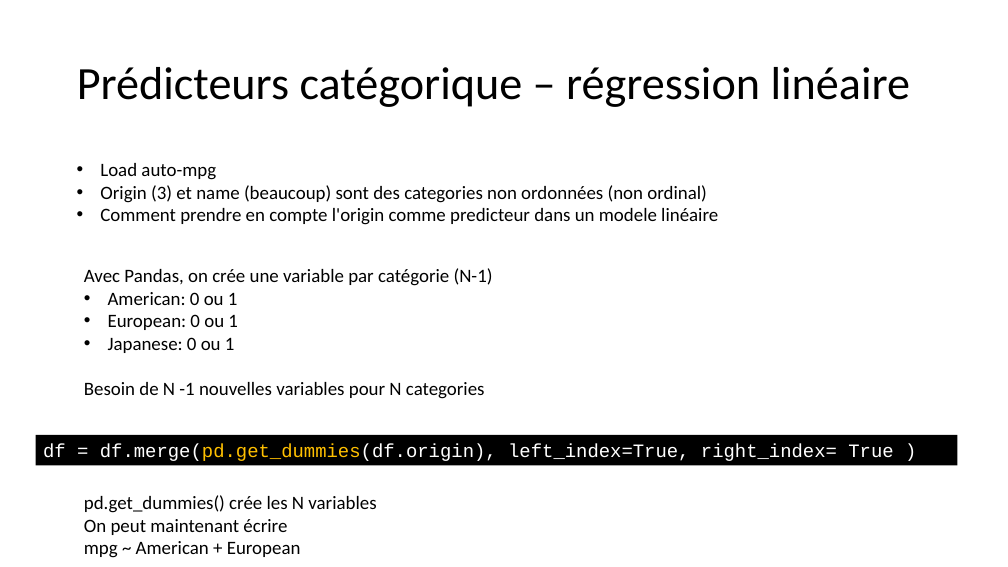
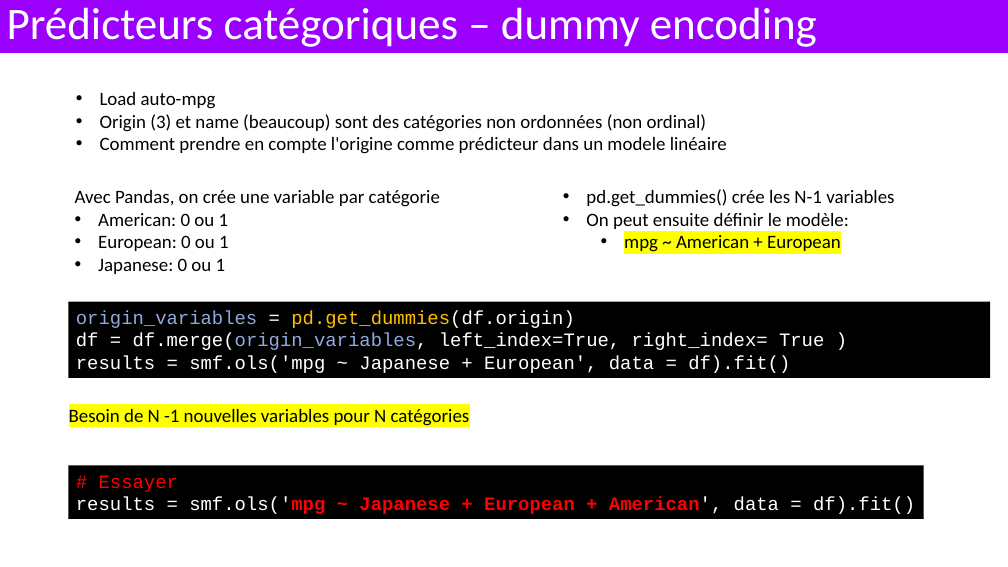
Before and after one commit to alexisperrier/XEmines_DataScience_2020, a slide deck: slide 24 of slides/XEM20_S1D4_Logistic_regression.pptx (slide 19 before the commit). Drawn at 1008x567 pixels with LibreOffice and Linux fonts; fonts in the diff are those of the drawing. Boxes give left, top, right and bottom in pixels: in the first picture for what was removed or moved away, otherwise in the second. Text is boxed around its words. In the diff, an @@ line names an element or a change of style, - is before the commit and + after.

```diff
--- a/slides/XEM20_S1D4_Logistic_regression.pptx
+++ b/slides/XEM20_S1D4_Logistic_regression.pptx
@@ rectangle added at (0, 0, 1008, 53), fill #9A00FB, 42.9 pt, text #FFFFFF @@
+Prédicteurs catégoriques – dummy encoding
@@ text "Load auto-mpg": place and size @@
-text "Load auto-mpg" at (100, 163, 718, 225)
+text "Load auto-mpg" at (100, 92, 727, 154)
@@ title removed at (77, 67, 911, 107) @@
-Prédicteurs catégorique – régression linéaire
@@ text at (100, 114, 727, 154): text changed @@
-• Origin (3) et name (beaucoup) sont des categories non ordonnées (non ordinal)
-• Comment prendre en compte l'origin comme predicteur dans un modele linéaire
+• Origin (3) et name (beaucoup) sont des catégories non ordonnées (non ordinal)
+• Comment prendre en compte l'origine comme prédicteur dans un modele linéaire
@@ text "Avec Pandas, on crée une ...": place and size @@
-text "Avec Pandas, on crée une ..." at (84, 268, 493, 399)
+text "Avec Pandas, on crée une ..." at (75, 190, 440, 274)
@@ text at (75, 190, 440, 207): text changed @@
-Avec Pandas, on crée une variable par catégorie (N-1)
+Avec Pandas, on crée une variable par catégorie
@@ text "pd.get_dummies() crée les N-1 variables": place and size @@
-text "pd.get_dummies() crée les N-1 variables" at (84, 495, 376, 558)
+text "pd.get_dummies() crée les N-1 variables" at (586, 189, 894, 252)
@@ text at (586, 189, 894, 229): text changed @@
-pd.get_dummies() crée les N variables
-On peut maintenant écrire
+• pd.get_dummies() crée les N-1 variables
+• On peut ensuite définir le modèle:
@@ text at (624, 235, 841, 252): highlight none to #FFFF00 in "mpg ~ American + European"; bullet none to •; list level 1 to 2 in "mpg ~ American + European" @@
@@ rectangle "origin_variables = pd.get_dummies(df.origin)": place and size @@
-rectangle "origin_variables = pd.get_dummies(df.origin)" at (36, 435, 957, 465)
+rectangle "origin_variables = pd.get_dummies(df.origin)" at (69, 302, 991, 378)
@@ text in rectangle at (76, 311, 824, 373): text changed @@
-df = df.merge(pd.get_dummies(df.origin), left_index=True, right_index= True )
+origin_variables = pd.get_dummies(df.origin)
+df = df.merge(origin_variables, left_index=True, right_index= True )
+results = smf.ols('mpg ~ Japanese + European', data = df).fit()
@@ text at (84, 382, 485, 399): paragraph removed @@
-Besoin de N -1 nouvelles variables pour N categories
@@ text added at (69, 409, 470, 426), 18 pt, text #000000 @@
+Besoin de N -1 nouvelles variables pour N catégories
@@ rectangle added at (69, 466, 924, 520), fill #000000, 18 pt, text #FF0000 @@
+# Essayer
+results = smf.ols('mpg ~ Japanese + European + American', data = df).fit()
```
Also in this commit, not shown: 19 other slides changed, 16 slides added, 3 slides removed, 10 other files.
